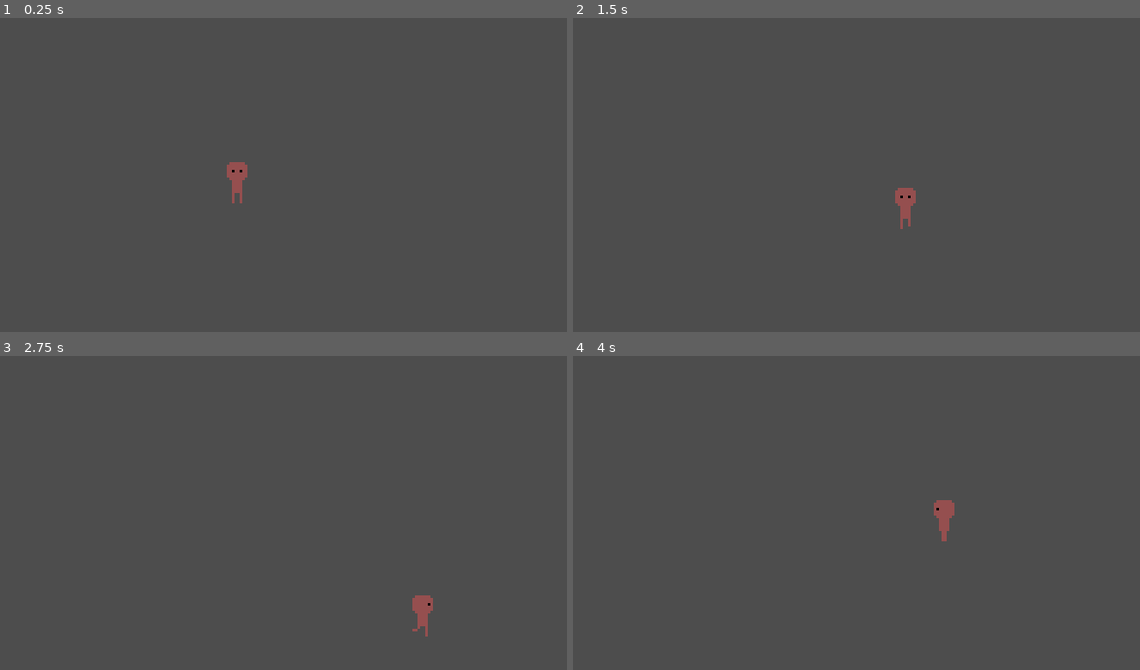
Above: before the commit, frames 1-4 (two rows, left to right).
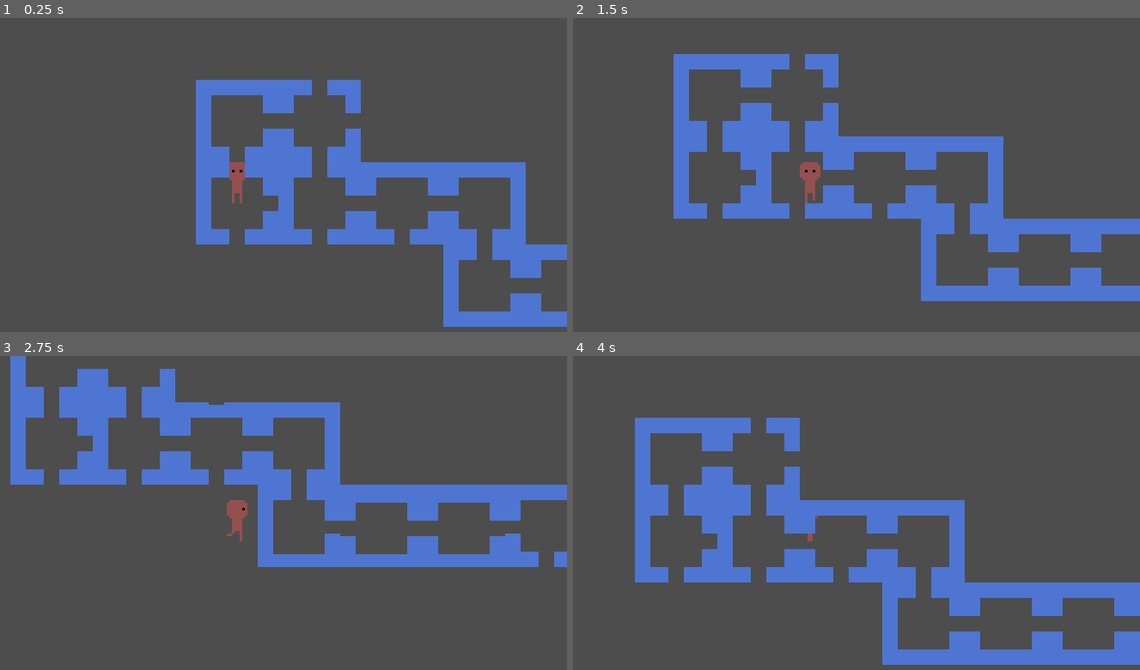
Above: after the commit, the same moments.

Repository: HarryDCheese/team-first-game
Game: Godot game, scene res://scene/world/main.tscn
Same seed, same stepped clock (60 frames per second), same inputs: the game is played once before the commit and once after it. The project has no main scene, so this scene is started directly.
Inputs:
- Up to frame 1 (0.25 s): no input
- Up to frame 2 (1.5 s): tap Enter at 0.5 s; hold Right (right) 0.53-1.28 s; hold Down (down) from 1.28 s (still down)
- Up to frame 3 (2.75 s): release Down (down) at 2.03 s; hold Right (right) from 2.03 s (still down)
- Up to frame 4 (4 s): release Right (right) at 2.78 s; hold Up (up) 2.78-3.53 s; hold A (left) from 3.53 s (still down)

The runs differ from the first frame. In frame 1, 15% of the frame differs, in the area x 34-100%, y 19-99%; in frame 2, 17%; in frame 3, 18%; in frame 4, 18%, in the area x 10-100%, y 19-99%.

Commit message:
Adding procedural room generation logic
Adding a simple prototype for procedural room generation (incomplete)

Diff:
--- a/scene/player/Player.tscn
+++ b/scene/player/Player.tscn
@@ -128,3 +128,5 @@
 [node name="Moving" type="Node" parent="FSM" node_paths=PackedStringArray("animator")]
 script = ExtResource("5_ov1nj")
 animator = NodePath("../../AnimatedSprite2D")
+
+[node name="Camera2D" type="Camera2D" parent="."]
--- /dev/null
+++ b/scene/world/RoomGenerator/RoomScenes/d.tscn
@@ -0,0 +1,12 @@
+[gd_scene load_steps=4 format=3 uid="uid://bijq3dykhgbln"]
+
+[ext_resource type="PackedScene" uid="uid://n087seo3hxkk" path="res://scene/world/RoomGenerator/RoomScenes/udlr.tscn" id="1_f8nre"]
+[ext_resource type="Texture2D" uid="uid://coxoiul5wb3bn" path="res://scene/world/RoomGenerator/Room.png" id="2_yx0h5"]
+
+[sub_resource type="AtlasTexture" id="AtlasTexture_nonns"]
+atlas = ExtResource("2_yx0h5")
+region = Rect2(0, 0, 32, 32)
+
+[node name="D" instance=ExtResource("1_f8nre")]
+texture = SubResource("AtlasTexture_nonns")
+doors = 2
--- /dev/null
+++ b/scene/world/RoomGenerator/RoomScenes/dl.tscn
@@ -0,0 +1,13 @@
+[gd_scene load_steps=4 format=3 uid="uid://ct3vufonfcboq"]
+
+[ext_resource type="PackedScene" uid="uid://n087seo3hxkk" path="res://scene/world/RoomGenerator/RoomScenes/udlr.tscn" id="1_dre3v"]
+[ext_resource type="Texture2D" uid="uid://coxoiul5wb3bn" path="res://scene/world/RoomGenerator/Room.png" id="2_mo8yo"]
+
+[sub_resource type="AtlasTexture" id="AtlasTexture_3ecui"]
+atlas = ExtResource("2_mo8yo")
+region = Rect2(32, 0, 32, 32)
+
+[node name="DL" instance=ExtResource("1_dre3v")]
+rotation = 1.5707964
+texture = SubResource("AtlasTexture_3ecui")
+doors = 6
--- /dev/null
+++ b/scene/world/RoomGenerator/RoomScenes/dlr.tscn
@@ -0,0 +1,12 @@
+[gd_scene load_steps=4 format=3 uid="uid://ojh5se5t1fpd"]
+
+[ext_resource type="PackedScene" uid="uid://n087seo3hxkk" path="res://scene/world/RoomGenerator/RoomScenes/udlr.tscn" id="1_yc0nn"]
+[ext_resource type="Texture2D" uid="uid://coxoiul5wb3bn" path="res://scene/world/RoomGenerator/Room.png" id="2_pi016"]
+
+[sub_resource type="AtlasTexture" id="AtlasTexture_yc0nn"]
+atlas = ExtResource("2_pi016")
+region = Rect2(0, 32, 32, 32)
+
+[node name="DLR" instance=ExtResource("1_yc0nn")]
+texture = SubResource("AtlasTexture_yc0nn")
+doors = 14
--- /dev/null
+++ b/scene/world/RoomGenerator/RoomScenes/dr.tscn
@@ -0,0 +1,12 @@
+[gd_scene load_steps=4 format=3 uid="uid://c2v13pbbdkbxl"]
+
+[ext_resource type="PackedScene" uid="uid://n087seo3hxkk" path="res://scene/world/RoomGenerator/RoomScenes/udlr.tscn" id="1_3mht3"]
+[ext_resource type="Texture2D" uid="uid://coxoiul5wb3bn" path="res://scene/world/RoomGenerator/Room.png" id="2_kt068"]
+
+[sub_resource type="AtlasTexture" id="AtlasTexture_36wj2"]
+atlas = ExtResource("2_kt068")
+region = Rect2(32, 0, 32, 32)
+
+[node name="DR" instance=ExtResource("1_3mht3")]
+texture = SubResource("AtlasTexture_36wj2")
+doors = 10
--- /dev/null
+++ b/scene/world/RoomGenerator/RoomScenes/l.tscn
@@ -0,0 +1,13 @@
+[gd_scene load_steps=4 format=3 uid="uid://crxnkvt1bdhyk"]
+
+[ext_resource type="PackedScene" uid="uid://n087seo3hxkk" path="res://scene/world/RoomGenerator/RoomScenes/udlr.tscn" id="1_h72tc"]
+[ext_resource type="Texture2D" uid="uid://coxoiul5wb3bn" path="res://scene/world/RoomGenerator/Room.png" id="2_5axxa"]
+
+[sub_resource type="AtlasTexture" id="AtlasTexture_5bq2n"]
+atlas = ExtResource("2_5axxa")
+region = Rect2(0, 0, 32, 32)
+
+[node name="L" instance=ExtResource("1_h72tc")]
+rotation = 1.5707964
+texture = SubResource("AtlasTexture_5bq2n")
+doors = 4
--- /dev/null
+++ b/scene/world/RoomGenerator/RoomScenes/lr.tscn
@@ -0,0 +1,12 @@
+[gd_scene load_steps=4 format=3 uid="uid://dy40u03o8hclv"]
+
+[ext_resource type="PackedScene" uid="uid://n087seo3hxkk" path="res://scene/world/RoomGenerator/RoomScenes/udlr.tscn" id="1_xn2mg"]
+[ext_resource type="Texture2D" uid="uid://coxoiul5wb3bn" path="res://scene/world/RoomGenerator/Room.png" id="2_sapfc"]
+
+[sub_resource type="AtlasTexture" id="AtlasTexture_06rv4"]
+atlas = ExtResource("2_sapfc")
+region = Rect2(64, 0, 32, 32)
+
+[node name="LR" instance=ExtResource("1_xn2mg")]
+texture = SubResource("AtlasTexture_06rv4")
+doors = 12
--- /dev/null
+++ b/scene/world/RoomGenerator/RoomScenes/r.tscn
@@ -0,0 +1,13 @@
+[gd_scene load_steps=4 format=3 uid="uid://bm7rnnj3kn6qh"]
+
+[ext_resource type="PackedScene" uid="uid://n087seo3hxkk" path="res://scene/world/RoomGenerator/RoomScenes/udlr.tscn" id="1_o41is"]
+[ext_resource type="Texture2D" uid="uid://coxoiul5wb3bn" path="res://scene/world/RoomGenerator/Room.png" id="2_lmcy3"]
+
+[sub_resource type="AtlasTexture" id="AtlasTexture_my4uc"]
+atlas = ExtResource("2_lmcy3")
+region = Rect2(0, 0, 32, 32)
+
+[node name="R" instance=ExtResource("1_o41is")]
+rotation = -1.5707964
+texture = SubResource("AtlasTexture_my4uc")
+doors = 8
--- /dev/null
+++ b/scene/world/RoomGenerator/RoomScenes/u.tscn
@@ -0,0 +1,13 @@
+[gd_scene load_steps=4 format=3 uid="uid://ip4fdokeevlt"]
+
+[ext_resource type="PackedScene" uid="uid://n087seo3hxkk" path="res://scene/world/RoomGenerator/RoomScenes/udlr.tscn" id="1_4wv4y"]
+[ext_resource type="Texture2D" uid="uid://coxoiul5wb3bn" path="res://scene/world/RoomGenerator/Room.png" id="2_eulp3"]
+
+[sub_resource type="AtlasTexture" id="AtlasTexture_n0ic7"]
+atlas = ExtResource("2_eulp3")
+region = Rect2(0, 0, 32, 32)
+
+[node name="U" instance=ExtResource("1_4wv4y")]
+rotation = 3.1415927
+texture = SubResource("AtlasTexture_n0ic7")
+doors = 1
--- /dev/null
+++ b/scene/world/RoomGenerator/RoomScenes/ud.tscn
@@ -0,0 +1,13 @@
+[gd_scene load_steps=4 format=3 uid="uid://efy7ccqo6y77"]
+
+[ext_resource type="PackedScene" uid="uid://n087seo3hxkk" path="res://scene/world/RoomGenerator/RoomScenes/udlr.tscn" id="1_5lulc"]
+[ext_resource type="Texture2D" uid="uid://coxoiul5wb3bn" path="res://scene/world/RoomGenerator/Room.png" id="2_u8dnu"]
+
+[sub_resource type="AtlasTexture" id="AtlasTexture_m5mkm"]
+atlas = ExtResource("2_u8dnu")
+region = Rect2(64, 0, 32, 32)
+
+[node name="UD" instance=ExtResource("1_5lulc")]
+rotation = 1.5707964
+texture = SubResource("AtlasTexture_m5mkm")
+doors = 3
--- /dev/null
+++ b/scene/world/RoomGenerator/RoomScenes/udl.tscn
@@ -0,0 +1,13 @@
+[gd_scene load_steps=4 format=3 uid="uid://dq3x0d0d4oo1l"]
+
+[ext_resource type="PackedScene" uid="uid://n087seo3hxkk" path="res://scene/world/RoomGenerator/RoomScenes/udlr.tscn" id="1_mqwkc"]
+[ext_resource type="Texture2D" uid="uid://coxoiul5wb3bn" path="res://scene/world/RoomGenerator/Room.png" id="2_unpdk"]
+
+[sub_resource type="AtlasTexture" id="AtlasTexture_c47ny"]
+atlas = ExtResource("2_unpdk")
+region = Rect2(0, 32, 32, 32)
+
+[node name="UDL" instance=ExtResource("1_mqwkc")]
+rotation = 1.5707964
+texture = SubResource("AtlasTexture_c47ny")
+doors = 7
--- /dev/null
+++ b/scene/world/RoomGenerator/RoomScenes/udlr.gd
@@ -0,0 +1,17 @@
+extends Sprite2D
+
+class_name BaseRoom
+enum DoorLocation { UP, DOWN, LEFT, RIGHT }
+
+@export_flags("Up", "Down", "Left", "Right") var doors = 0
+var grid_pos = Vector2i.ZERO
+
+func has_door(dir: DoorLocation) -> bool:
+	return (doors & (1 << dir)) != 0
+
+func get_available_doors() -> Array[DoorLocation]:
+	var result: Array[DoorLocation] = []
+	for dir in DoorLocation.values():
+		if has_door(dir):
+			result.append(dir)
+	return result
--- /dev/null
+++ b/scene/world/RoomGenerator/RoomScenes/udlr.tscn
@@ -0,0 +1,13 @@
+[gd_scene load_steps=4 format=3 uid="uid://n087seo3hxkk"]
+
+[ext_resource type="Texture2D" uid="uid://coxoiul5wb3bn" path="res://scene/world/RoomGenerator/Room.png" id="1_ymv22"]
+[ext_resource type="Script" uid="uid://n6tfi21fgkwm" path="res://scene/world/RoomGenerator/RoomScenes/udlr.gd" id="2_wpuk1"]
+
+[sub_resource type="AtlasTexture" id="AtlasTexture_hpsyo"]
+atlas = ExtResource("1_ymv22")
+region = Rect2(32, 32, 32, 32)
+
+[node name="UDLR" type="Sprite2D"]
+texture = SubResource("AtlasTexture_hpsyo")
+script = ExtResource("2_wpuk1")
+doors = 15
--- /dev/null
+++ b/scene/world/RoomGenerator/RoomScenes/udr.tscn
@@ -0,0 +1,13 @@
+[gd_scene load_steps=4 format=3 uid="uid://l341ocfj0fsm"]
+
+[ext_resource type="PackedScene" uid="uid://n087seo3hxkk" path="res://scene/world/RoomGenerator/RoomScenes/udlr.tscn" id="1_cgrtv"]
+[ext_resource type="Texture2D" uid="uid://coxoiul5wb3bn" path="res://scene/world/RoomGenerator/Room.png" id="2_spre3"]
+
+[sub_resource type="AtlasTexture" id="AtlasTexture_41f8j"]
+atlas = ExtResource("2_spre3")
+region = Rect2(0, 32, 32, 32)
+
+[node name="UDR" instance=ExtResource("1_cgrtv")]
+rotation = -1.5707964
+texture = SubResource("AtlasTexture_41f8j")
+doors = 11
--- /dev/null
+++ b/scene/world/RoomGenerator/RoomScenes/ul.tscn
@@ -0,0 +1,13 @@
+[gd_scene load_steps=4 format=3 uid="uid://bipgliqxbs0rg"]
+
+[ext_resource type="PackedScene" uid="uid://n087seo3hxkk" path="res://scene/world/RoomGenerator/RoomScenes/udlr.tscn" id="1_1sy7y"]
+[ext_resource type="Texture2D" uid="uid://coxoiul5wb3bn" path="res://scene/world/RoomGenerator/Room.png" id="2_2unik"]
+
+[sub_resource type="AtlasTexture" id="AtlasTexture_xftqn"]
+atlas = ExtResource("2_2unik")
+region = Rect2(32, 0, 32, 32)
+
+[node name="UL" instance=ExtResource("1_1sy7y")]
+rotation = 3.1415927
+texture = SubResource("AtlasTexture_xftqn")
+doors = 5
--- /dev/null
+++ b/scene/world/RoomGenerator/RoomScenes/ulr.tscn
@@ -0,0 +1,13 @@
+[gd_scene load_steps=4 format=3 uid="uid://cdgmnn1mre5mn"]
+
+[ext_resource type="PackedScene" uid="uid://n087seo3hxkk" path="res://scene/world/RoomGenerator/RoomScenes/udlr.tscn" id="1_8bcxg"]
+[ext_resource type="Texture2D" uid="uid://coxoiul5wb3bn" path="res://scene/world/RoomGenerator/Room.png" id="2_owcnk"]
+
+[sub_resource type="AtlasTexture" id="AtlasTexture_63mf1"]
+atlas = ExtResource("2_owcnk")
+region = Rect2(0, 32, 32, 32)
+
+[node name="ULR" instance=ExtResource("1_8bcxg")]
+rotation = 3.1415927
+texture = SubResource("AtlasTexture_63mf1")
+doors = 13
--- /dev/null
+++ b/scene/world/RoomGenerator/RoomScenes/ur.tscn
@@ -0,0 +1,13 @@
+[gd_scene load_steps=4 format=3 uid="uid://p0gha4va310b"]
+
+[ext_resource type="PackedScene" uid="uid://n087seo3hxkk" path="res://scene/world/RoomGenerator/RoomScenes/udlr.tscn" id="1_3yhix"]
+[ext_resource type="Texture2D" uid="uid://coxoiul5wb3bn" path="res://scene/world/RoomGenerator/Room.png" id="2_r5el0"]
+
+[sub_resource type="AtlasTexture" id="AtlasTexture_w5aeg"]
+atlas = ExtResource("2_r5el0")
+region = Rect2(32, 0, 32, 32)
+
+[node name="UR" instance=ExtResource("1_3yhix")]
+rotation = -1.5707964
+texture = SubResource("AtlasTexture_w5aeg")
+doors = 9
--- /dev/null
+++ b/scene/world/RoomGenerator/dungeon_generator.gd
@@ -0,0 +1,88 @@
+extends Node2D
+
+enum DoorLocation {UP, DOWN, LEFT, RIGHT}
+
+@export var rooms: Array[PackedScene]
+
+const ROOM_LENGTH = 32
+
+var current_room: BaseRoom
+var placed_rooms := {}
+var current_grid_pos = Vector2i.ZERO
+var last_chosen_door
+var max_room = 10
+var room_count = 0
+
+var dir_offsets = {
+	DoorLocation.UP: Vector2i(0, -1),
+	DoorLocation.DOWN: Vector2i(0, 1),
+	DoorLocation.LEFT: Vector2i(-1, 0),
+	DoorLocation.RIGHT: Vector2i(1, 0),
+}
+
+var opposite = {
+	DoorLocation.UP: DoorLocation.DOWN,
+	DoorLocation.DOWN: DoorLocation.UP,
+	DoorLocation.LEFT: DoorLocation.RIGHT,
+	DoorLocation.RIGHT: DoorLocation.LEFT,
+}
+
+func _ready():
+	spawn_start_room()
+
+func spawn_start_room():
+	current_room = rooms.pick_random().instantiate()
+	current_room.position = Vector2.ZERO
+	add_child(current_room)
+	placed_rooms[Vector2i(0,0)] = current_room
+	current_grid_pos = Vector2i.ZERO
+	room_count = 1
+
+	generate_next()
+
+func generate_next():
+	if room_count >= max_room:
+		return
+	# STEP 3: get exits
+	var doors = current_room.get_available_doors()
+	var available_doors = doors.duplicate()
+	# STEP 4: pick random exit
+	if last_chosen_door != null:
+		available_doors.erase(opposite[last_chosen_door])
+	var chosen_exit = available_doors.pick_random()
+	if chosen_exit == null:
+		print("No exits available")
+		return
+	# STEP 5: find compatible room
+	var candidates = get_rooms_with_exit(opposite[chosen_exit])
+
+	var chosen_scene = candidates.pick_random()
+
+	# STEP 6: place room
+	var grid_pos = current_grid_pos + dir_offsets[chosen_exit]
+
+	if placed_rooms.has(grid_pos):
+		return
+
+	var new_room = chosen_scene.instantiate()
+	new_room.position = grid_pos * ROOM_LENGTH
+	add_child(new_room)
+	placed_rooms[grid_pos] = new_room
+
+	current_room = new_room
+	current_grid_pos = grid_pos
+	last_chosen_door = chosen_exit
+	# repeat
+	room_count += 1
+	generate_next()
+
+func get_rooms_with_exit(dir: DoorLocation) -> Array[PackedScene]:
+	var result: Array[PackedScene] = []
+
+	for scene in rooms:
+		var temp = scene.instantiate()
+		if temp.has_door(dir):
+			result.append(scene)
+		temp.queue_free()
+
+	return result
--- /dev/null
+++ b/scene/world/RoomGenerator/dungeon_generator.tscn
@@ -0,0 +1,22 @@
+[gd_scene load_steps=17 format=3 uid="uid://cyc1i6bgrb1b1"]
+
+[ext_resource type="Script" uid="uid://cal6kcrvk55o3" path="res://scene/world/RoomGenerator/dungeon_generator.gd" id="1_dmsmm"]
+[ext_resource type="PackedScene" uid="uid://n087seo3hxkk" path="res://scene/world/RoomGenerator/RoomScenes/udlr.tscn" id="2_xk0ti"]
+[ext_resource type="PackedScene" uid="uid://ip4fdokeevlt" path="res://scene/world/RoomGenerator/RoomScenes/u.tscn" id="3_eqcto"]
+[ext_resource type="PackedScene" uid="uid://efy7ccqo6y77" path="res://scene/world/RoomGenerator/RoomScenes/ud.tscn" id="4_kk72b"]
+[ext_resource type="PackedScene" uid="uid://bipgliqxbs0rg" path="res://scene/world/RoomGenerator/RoomScenes/ul.tscn" id="5_17ggj"]
+[ext_resource type="PackedScene" uid="uid://p0gha4va310b" path="res://scene/world/RoomGenerator/RoomScenes/ur.tscn" id="6_4vxue"]
+[ext_resource type="PackedScene" uid="uid://dq3x0d0d4oo1l" path="res://scene/world/RoomGenerator/RoomScenes/udl.tscn" id="7_nqik2"]
+[ext_resource type="PackedScene" uid="uid://cdgmnn1mre5mn" path="res://scene/world/RoomGenerator/RoomScenes/ulr.tscn" id="8_hkkgj"]
+[ext_resource type="PackedScene" uid="uid://l341ocfj0fsm" path="res://scene/world/RoomGenerator/RoomScenes/udr.tscn" id="9_btev4"]
+[ext_resource type="PackedScene" uid="uid://ojh5se5t1fpd" path="res://scene/world/RoomGenerator/RoomScenes/dlr.tscn" id="10_jmnu6"]
+[ext_resource type="PackedScene" uid="uid://c2v13pbbdkbxl" path="res://scene/world/RoomGenerator/RoomScenes/dr.tscn" id="11_v7par"]
+[ext_resource type="PackedScene" uid="uid://ct3vufonfcboq" path="res://scene/world/RoomGenerator/RoomScenes/dl.tscn" id="12_tjevo"]
+[ext_resource type="PackedScene" uid="uid://bijq3dykhgbln" path="res://scene/world/RoomGenerator/RoomScenes/d.tscn" id="13_a02vg"]
+[ext_resource type="PackedScene" uid="uid://dy40u03o8hclv" path="res://scene/world/RoomGenerator/RoomScenes/lr.tscn" id="14_kgeom"]
+[ext_resource type="PackedScene" uid="uid://crxnkvt1bdhyk" path="res://scene/world/RoomGenerator/RoomScenes/l.tscn" id="15_dd0js"]
+[ext_resource type="PackedScene" uid="uid://bm7rnnj3kn6qh" path="res://scene/world/RoomGenerator/RoomScenes/r.tscn" id="16_jruwm"]
+
+[node name="DungeonGenerator" type="Node2D"]
+script = ExtResource("1_dmsmm")
+rooms = Array[PackedScene]([ExtResource("2_xk0ti"), ExtResource("8_hkkgj"), ExtResource("9_btev4"), ExtResource("7_nqik2"), ExtResource("4_kk72b"), ExtResource("5_17ggj"), ExtResource("12_tjevo"), ExtResource("6_4vxue"), ExtResource("11_v7par"), ExtResource("14_kgeom"), ExtResource("3_eqcto"), ExtResource("13_a02vg"), ExtResource("15_dd0js"), ExtResource("16_jruwm"), ExtResource("10_jmnu6")])
--- a/scene/world/dlr.tscn
+++ /dev/null
@@ -1,11 +0,0 @@
-[gd_scene load_steps=4 format=3 uid="uid://c3mcwugy60sco"]
-
-[ext_resource type="PackedScene" uid="uid://n087seo3hxkk" path="res://scene/world/udlr.tscn" id="1_t1vgj"]
-[ext_resource type="Texture2D" uid="uid://coxoiul5wb3bn" path="res://scene/world/Room.png" id="2_oruui"]
-
-[sub_resource type="AtlasTexture" id="AtlasTexture_ifjq0"]
-atlas = ExtResource("2_oruui")
-region = Rect2(0, 32, 32, 32)
-
-[node name="DLR" instance=ExtResource("1_t1vgj")]
-texture = SubResource("AtlasTexture_ifjq0")
--- a/scene/world/main.tscn
+++ b/scene/world/main.tscn
@@ -1,9 +1,10 @@
-[gd_scene load_steps=2 format=3 uid="uid://j0dycrk4hcdb"]
+[gd_scene load_steps=3 format=3 uid="uid://j0dycrk4hcdb"]
 
 [ext_resource type="PackedScene" uid="uid://didi6gos24tun" path="res://scene/player/Player.tscn" id="1_xlujl"]
+[ext_resource type="PackedScene" uid="uid://cyc1i6bgrb1b1" path="res://scene/world/RoomGenerator/dungeon_generator.tscn" id="2_5dmkr"]
 
 [node name="Main" type="Node2D"]
 
 [node name="Player" parent="." instance=ExtResource("1_xlujl")]
 
-[node name="Camera2D" type="Camera2D" parent="."]
+[node name="DungeonGenerator" parent="." instance=ExtResource("2_5dmkr")]
--- a/scene/world/udlr.tscn
+++ /dev/null
@@ -1,10 +0,0 @@
-[gd_scene load_steps=3 format=3 uid="uid://n087seo3hxkk"]
-
-[ext_resource type="Texture2D" uid="uid://coxoiul5wb3bn" path="res://scene/world/Room.png" id="1_ymv22"]
-
-[sub_resource type="AtlasTexture" id="AtlasTexture_hpsyo"]
-atlas = ExtResource("1_ymv22")
-region = Rect2(0, 32, 32, 32)
-
-[node name="UDLR" type="Sprite2D"]
-texture = SubResource("AtlasTexture_hpsyo")
Renamed: scene/world/Room.png -> scene/world/RoomGenerator/Room.png
Not shown, changed: scene/world/RoomGenerator/Room.png.import
Not shown, added: scene/world/RoomGenerator/RoomScenes/udlr.gd.uid
Not shown, added: scene/world/RoomGenerator/dungeon_generator.gd.uid
